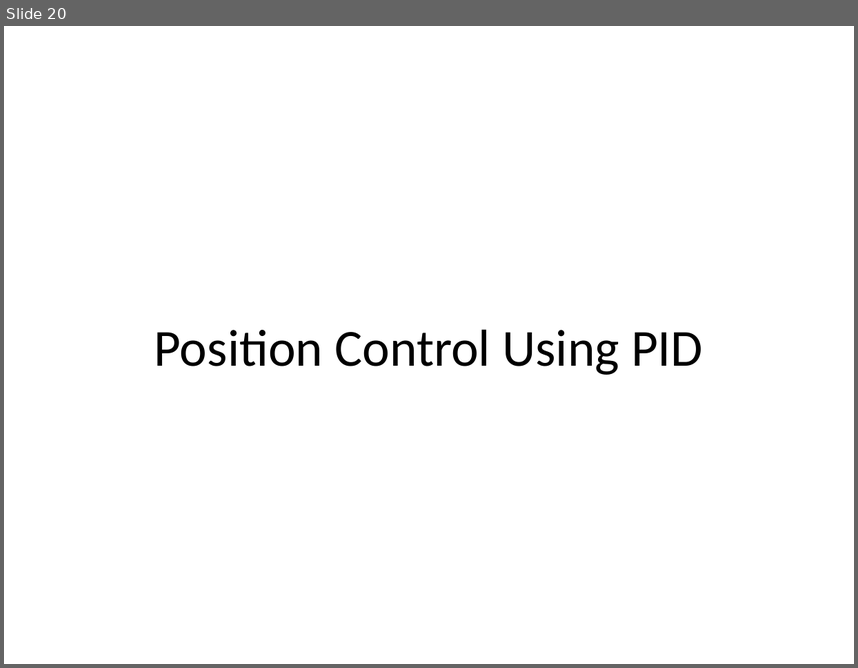
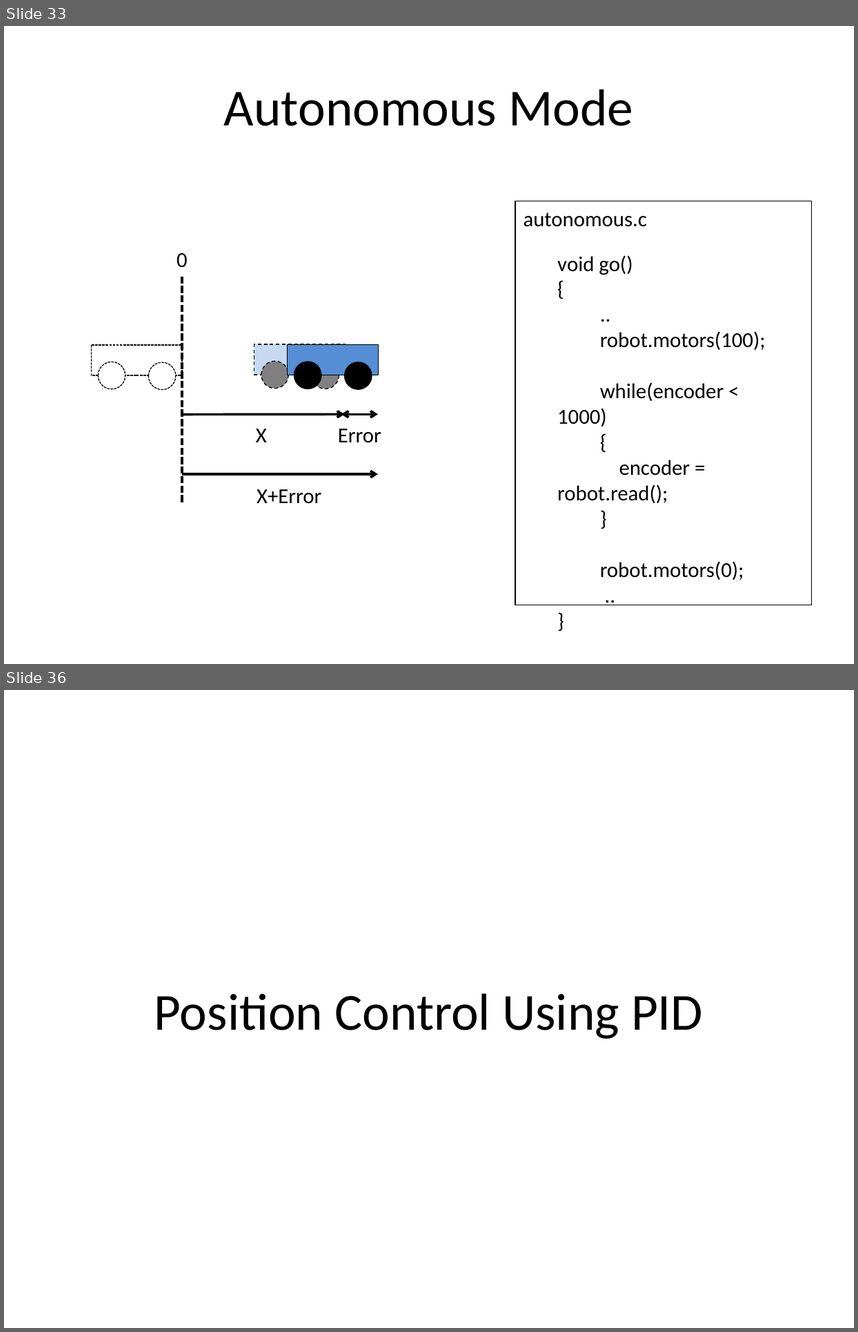
Before and after one commit to arkorobotics/PID, a slide deck: Documents/PID.pptx. Shown one above the other, each under a label of ours: slide 20 before the commit, slides 33 and 36 after it; the slides between them are not shown. The pictures are 858x668 and 858x1332 pixels, drawn with LibreOffice and Linux fonts; fonts in the diff are those of the drawing. Boxes give left, top, right and bottom in pixels: in the first picture for what was removed or moved away, otherwise in the second. Text is boxed around its words. In the diff, an @@ line names an element or a change of style, - is before the commit and + after.

```diff
--- a/Documents/PID.pptx
+++ b/Documents/PID.pptx
@@ slide 33 added at box(4, 26, 854, 664), background #FFFFFF @@
@@ title added at box(224, 89, 633, 126), 44 pt, text #000000 @@
+Autonomous Mode
@@ rectangle added at box(515, 201, 811, 605), outline #000000 0.75 pt @@
@@ text added at box(524, 212, 647, 227), 18 pt, text #000000 @@
+autonomous.c
@@ text added at box(176, 253, 188, 267), 18 pt, text #000000 @@
+0
@@ text added at box(557, 255, 766, 579), 18 pt, text #000000 @@
+void go()
+{
+..
+robot.motors(100);
+while(encoder < 1000)
+{
+encoder = robot.read();
+}
+robot.motors(0);
+..
+}
@@ line added from (181, 276) to (181, 502), #000000 2 pt dashed @@
@@ rectangle added at box(91, 345, 181, 375), fill #FFFFFF, outline #000000 0.75 pt dashed @@
@@ rectangle added at box(254, 344, 345, 374), fill #C6D9F1, outline #000000 0.75 pt dashed @@
@@ rectangle added at box(287, 345, 378, 375), fill #558ED5, outline #000000 0.75 pt @@
@@ ellipse added at box(99, 362, 125, 389), fill #FFFFFF, outline #000000 0.75 pt dashed @@
@@ ellipse added at box(148, 362, 176, 389), fill #FFFFFF, outline #000000 0.75 pt dashed @@
@@ ellipse added at box(261, 361, 289, 388), fill #808080, outline #000000 0.75 pt dashed @@
@@ ellipse added at box(294, 361, 321, 388), fill #000000, outline #000000 0.75 pt @@
@@ ellipse added at box(312, 361, 339, 388), fill #808080, outline #000000 0.75 pt dashed @@
@@ ellipse added at box(345, 362, 372, 389), fill #000000, outline #000000 0.75 pt @@
@@ arrow added from (181, 414) to (345, 414), #000000 2 pt @@
@@ double arrow added from (378, 414) to (341, 414), #000000 2 pt @@
@@ text added at box(256, 428, 267, 442), 18 pt, text #000000 @@
+X
@@ text added at box(338, 428, 381, 443), 18 pt, text #000000 @@
+Error
@@ arrow added from (181, 474) to (378, 474), #000000 2 pt @@
@@ text added at box(257, 489, 321, 503), 18 pt, text #000000 @@
+X+Error
@@ what was slide 20 is now slide 36 @@
```
Also in this commit, not shown: 2 slides changed, 40 other slides added, 1 slide removed, 1 other file.
